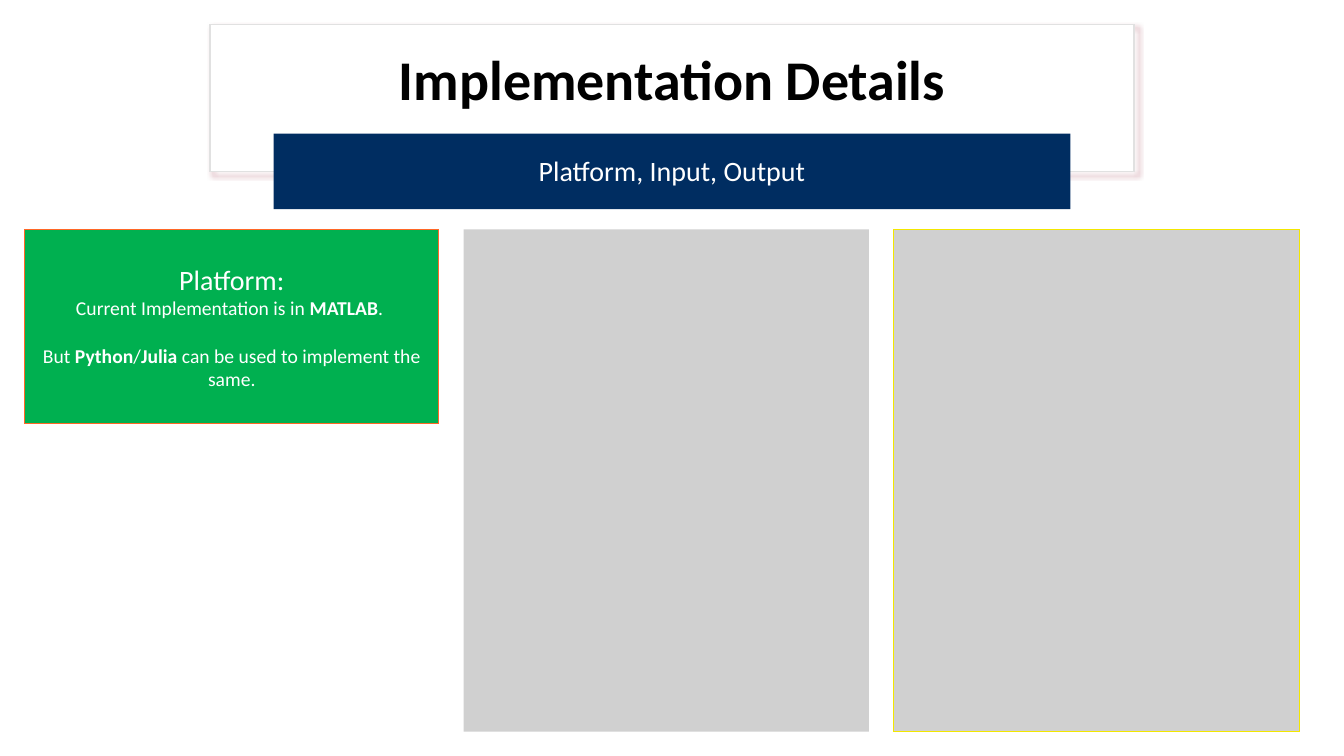
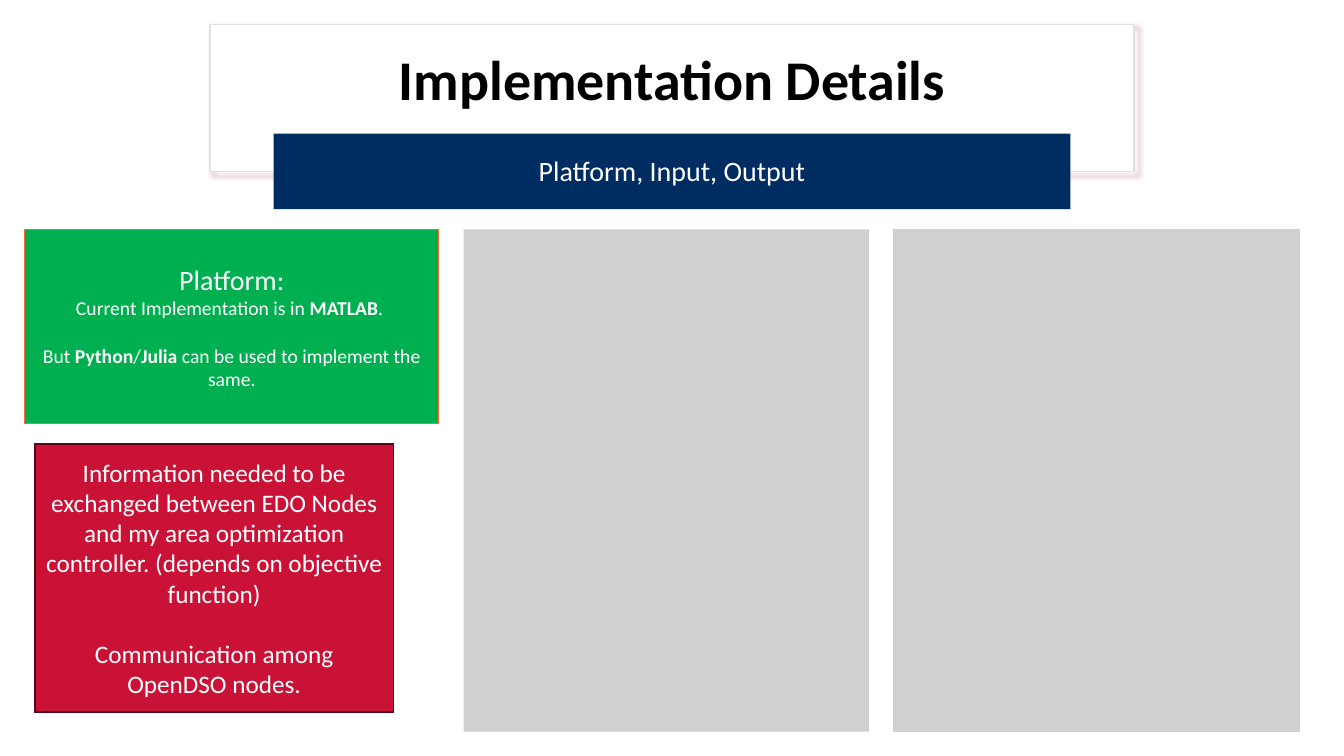
Before and after one commit to Realife-Brahmin/OriginalDocsHub-WSU-OneDrive, a slide deck: slide 18 of Connected Communities Grid Side Optimization.pptx (slide 15 before the commit). Drawn at 1344x756 pixels with LibreOffice and Linux fonts; fonts in the diff are those of the drawing; grey boxes stand for pictures; background and template pictures are left out. Boxes give left, top, right and bottom in pixels: in the first picture for what was removed or moved away, otherwise in the second. Text is boxed around its words. In the diff, an @@ line names an element or a change of style, - is before the commit and + after.

```diff
--- a/Connected Communities Grid Side Optimization.pptx
+++ b/Connected Communities Grid Side Optimization.pptx
@@ rectangle added at (35,445,393,713), fill #CA1237, outline #590818 1 pt, 18 pt, text #FFFFFF @@
+Information needed to be exchanged between EDO Nodes and my area optimization controller. (depends on objective function)
+Communication among OpenDSO nodes.
```
Also in this commit, not shown: 2 other slides changed, 4 slides added.
